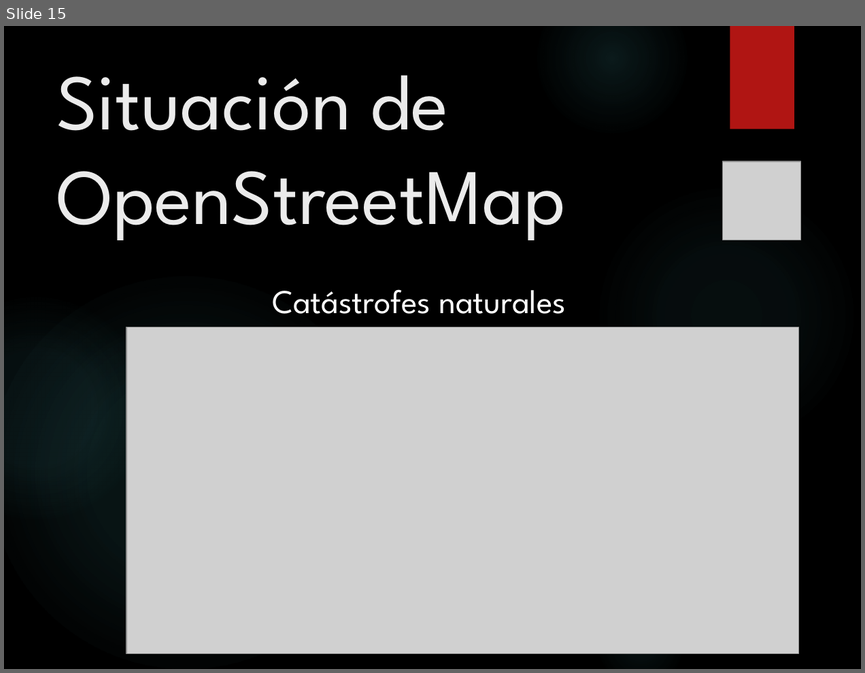
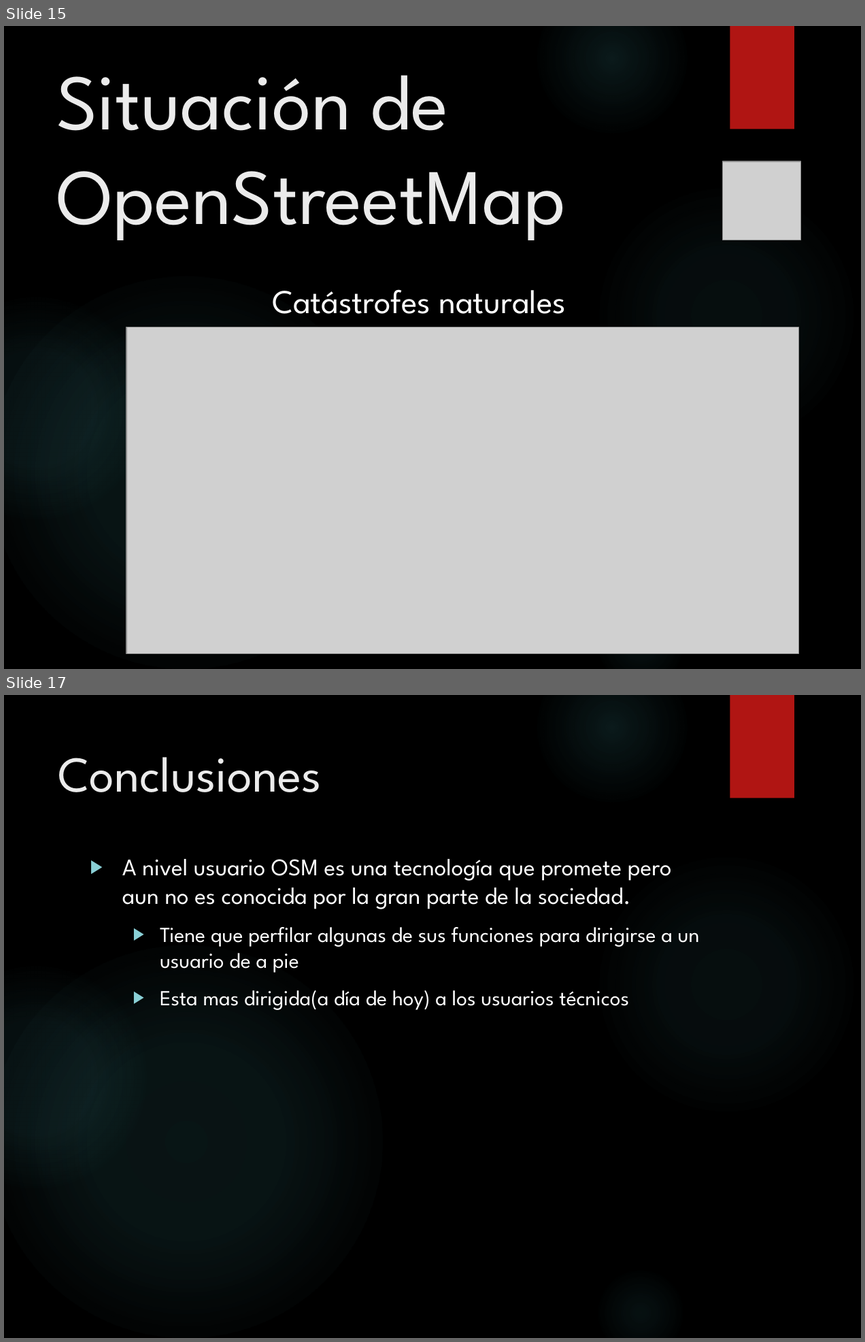
Before and after one commit to WinterUAH/TG2, a slide deck: PPT FINAL.pptx. Shown one above the other, each under a label of ours: slide 15 before the commit, slides 15 and 17 after it; the slides between them are not shown. The pictures are 865x673 and 865x1342 pixels, drawn with LibreOffice and Linux fonts; fonts in the diff are those of the drawing; grey boxes stand for pictures; background and template pictures are left out. Boxes give left, top, right and bottom in pixels: in the first picture for what was removed or moved away, otherwise in the second. Text is boxed around its words. In the diff, an @@ line names an element or a change of style, - is before the commit and + after.

```diff
--- a/PPT FINAL.pptx
+++ b/PPT FINAL.pptx
@@ slide 17 added at (x1=4, y1=695, x2=861, y2=1338), background picture (left out); not listed: 6 template elements that a slide beside it also shows @@
@@ title added at (x1=58, y1=757, x2=321, y2=792), 42 pt, text #EBEBEB @@
+Conclusiones
@@ text added at (x1=122, y1=859, x2=700, y2=1010), 18 pt, text #FFFFFF @@
+▶ A nivel usuario OSM es una tecnología que promete pero aun no es conocida por la gran parte de la sociedad.
+  ▶ Tiene que perfilar algunas de sus funciones para dirigirse a un usuario de a pie
+  ▶ Esta mas dirigida(a día de hoy) a los usuarios técnicos
```
Also in this commit, not shown: 1 slide changed, 1 other slide added.
